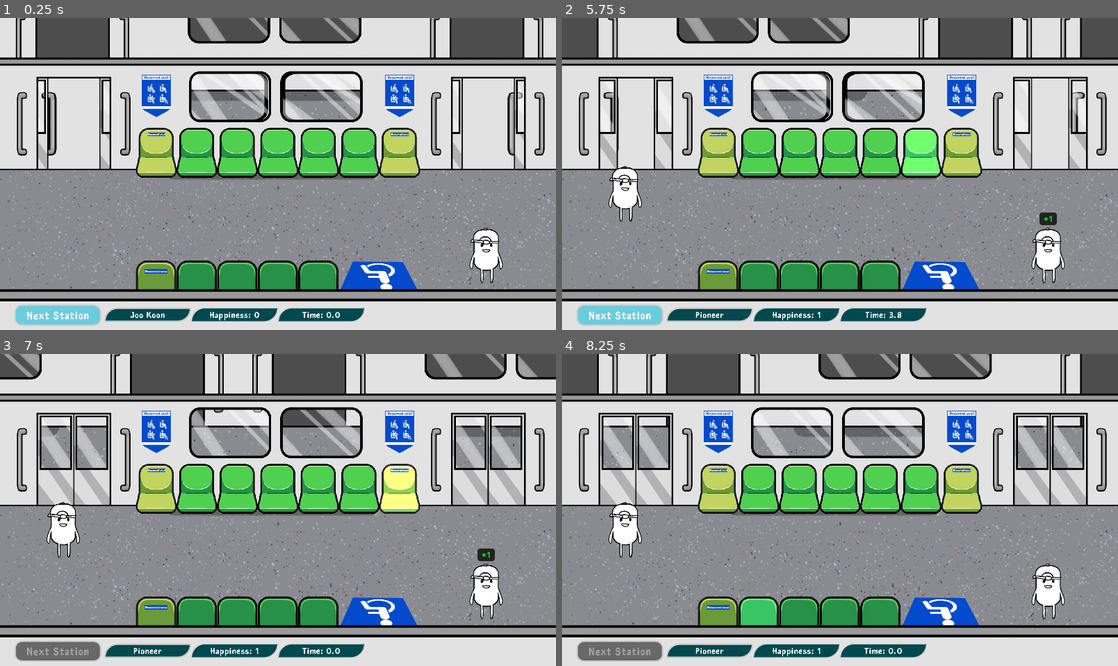
Above: before the commit, frames 1-4 (two rows, left to right).
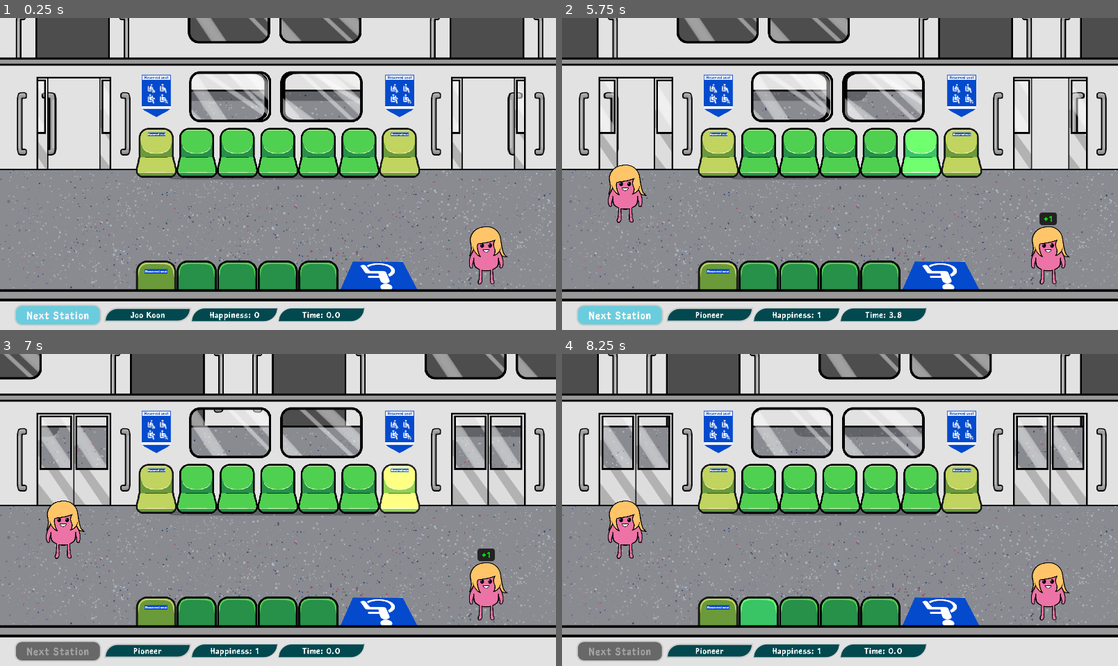
Above: after the commit, the same moments.

Repository: Jagureo/HeritageJam2025
Game: Godot game, scene res://Scenes/game.tscn
Same seed, same stepped clock (60 frames per second), same inputs: the game is played once before the commit and once after it.
Inputs (mouse positions are in pixels of both pictures, inside the frame that each line leads up to):
- Up to frame 1 (0.25 s): no input
- Up to frame 2 (5.75 s): click "Next Station" at 0.5 s; move the mouse to (717, 152) at 1.27 s; click (717, 152) at 1.35 s; move the mouse to (756, 152) at 2.02 s; click (756, 152) at 2.1 s; move the mouse to (801, 152) at 2.77 s; hold 0 2.78-3.53 s; click (801, 152) at 3.05 s; move the mouse to (840, 152) at 3.52 s; click (840, 152) at 3.6 s; move the mouse to (878, 152) at 4.27 s; click (878, 152) at 4.35 s; move the mouse to (923, 152) at 5.02 s; tap 0 at 5.1 s; click (923, 152) at 5.3 s
- Up to frame 3 (7 s): click "Next Station" at 5.75 s; move the mouse to (400, 488) at 6.52 s; click (400, 488) at 6.6 s
- Up to frame 4 (8.25 s): move the mouse to (717, 612) at 7.27 s; click (717, 612) at 7.35 s; move the mouse to (756, 612) at 8.02 s; hold 0 from 8.03 s (still down)

The runs differ from the first frame. In frame 1, 0.8% of the frame differs, in the area x 84-92%, y 66-86%; in frame 2, 1.6%; in frame 3, 1.6%, in the area x 8-92%, y 46-86%; in frame 4, 1.6%.

Commit message:
character assets added in

Diff:
--- a/HGJ/Scenes/Prefabs/Passenger.tscn
+++ b/HGJ/Scenes/Prefabs/Passenger.tscn
@@ -2,7 +2,7 @@
 
 [ext_resource type="Script" uid="uid://bj7k4jp7rwk3r" path="res://Scripts/Gameplay/Passenger.gd" id="1_0ypmp"]
 [ext_resource type="Shader" uid="uid://ffjvlocfuud7" path="res://Shaders/Selection.gdshader" id="2_wcd72"]
-[ext_resource type="Texture2D" uid="uid://cbld8bgdbfb2p" path="res://Sprites/Character/character_basic_sketch.png" id="2_wveo2"]
+[ext_resource type="Texture2D" uid="uid://ci52y1goeiru" path="res://Sprites/Character/MaleAdult.png" id="3_6cpje"]
 [ext_resource type="FontFile" uid="uid://d1x0h7mgv7hdj" path="res://Fonts/RonysiswadiArchitect4-qZmp2.ttf" id="4_6cpje"]
 
 [sub_resource type="ShaderMaterial" id="ShaderMaterial_6cpje"]
@@ -27,8 +27,9 @@
 
 [node name="PassengerSprite" type="Sprite2D" parent="."]
 material = SubResource("ShaderMaterial_6cpje")
-scale = Vector2(0.5, 0.5)
-texture = ExtResource("2_wveo2")
+position = Vector2(0, -18)
+scale = Vector2(0.346354, 0.346354)
+texture = ExtResource("3_6cpje")
 
 [node name="PassengerCollisionShape" type="CollisionShape2D" parent="."]
 shape = SubResource("RectangleShape2D_n1l8m")
--- a/HGJ/Scripts/Gameplay/Passenger.gd
+++ b/HGJ/Scripts/Gameplay/Passenger.gd
@@ -55,18 +55,32 @@
 var mSittingOn : Seat = null
 
 # Passenger sprites
-static var sPassengerTextures : Dictionary[PassengerType, Texture2D] = {
-	Passenger.PassengerType.CHILDREN :         preload("res://Sprites/Character/character_basic_sketch.png") as Texture2D,
-	Passenger.PassengerType.TEENAGER :         preload("res://Sprites/Character/character_basic_sketch.png") as Texture2D,
-	Passenger.PassengerType.ADULT :            preload("res://Sprites/Character/character_basic_sketch.png") as Texture2D,
-	Passenger.PassengerType.ADULT_WITH_BAGS :  preload("res://Sprites/Character/character_basic_sketch.png") as Texture2D,
-	Passenger.PassengerType.ADULT_WITH_BABY :  preload("res://Sprites/Character/character_basic_sketch.png") as Texture2D,
-	Passenger.PassengerType.PREGNANT :         preload("res://Sprites/Character/character_basic_sketch.png") as Texture2D,
-	Passenger.PassengerType.ELDERLY :          preload("res://Sprites/Character/character_basic_sketch.png") as Texture2D,
-	Passenger.PassengerType.INJURED :          preload("res://Sprites/Character/character_basic_sketch.png") as Texture2D,
-	Passenger.PassengerType.HEMORRHOID :       preload("res://Sprites/Character/character_basic_sketch.png") as Texture2D,
-	Passenger.PassengerType.WHEELCHAIR_BOUND : preload("res://Sprites/Character/character_wheelchair_sketch.png") as Texture2D,
-}
+static var sMalePassengerTextures : Dictionary[PassengerType, Texture2D] = {
+	Passenger.PassengerType.CHILDREN :         preload("res://Sprites/Character/MaleChild.png") as Texture2D,
+	Passenger.PassengerType.TEENAGER :         preload("res://Sprites/Character/MaleTeen.png") as Texture2D,
+	Passenger.PassengerType.ADULT :            preload("res://Sprites/Character/MaleAdult.png") as Texture2D,
+	Passenger.PassengerType.ADULT_WITH_BAGS :  preload("res://Sprites/Character/MaleBag.png") as Texture2D,
+	Passenger.PassengerType.ADULT_WITH_BABY :  preload("res://Sprites/Character/MaleAdultWithBaby.png") as Texture2D,
+	Passenger.PassengerType.PREGNANT :         null,
+	Passenger.PassengerType.ELDERLY :          preload("res://Sprites/Character/MaleElderly.png") as Texture2D,
+	Passenger.PassengerType.INJURED :          preload("res://Sprites/Character/MaleInjured.png") as Texture2D,
+	Passenger.PassengerType.HEMORRHOID :       preload("res://Sprites/Character/MaleAdult.png") as Texture2D,
+	Passenger.PassengerType.WHEELCHAIR_BOUND : preload("res://Sprites/Character/MaleWheelchair.png") as Texture2D,
+}
+
+static var sFemalePassengerTextures : Dictionary[PassengerType, Texture2D] = {
+	Passenger.PassengerType.CHILDREN :         preload("res://Sprites/Character/FemaleChild.png") as Texture2D,
+	Passenger.PassengerType.TEENAGER :         preload("res://Sprites/Character/FemaleTeen.png") as Texture2D,
+	Passenger.PassengerType.ADULT :            preload("res://Sprites/Character/FemaleAdult.png") as Texture2D,
+	Passenger.PassengerType.ADULT_WITH_BAGS :  preload("res://Sprites/Character/FemaleBag.png") as Texture2D,
+	Passenger.PassengerType.ADULT_WITH_BABY :  preload("res://Sprites/Character/FemaleAdultWithBaby.png") as Texture2D,
+	Passenger.PassengerType.PREGNANT :         preload("res://Sprites/Character/FemalePregnant.png") as Texture2D,
+	Passenger.PassengerType.ELDERLY :          preload("res://Sprites/Character/FemaleElderly.png") as Texture2D,
+	Passenger.PassengerType.INJURED :          preload("res://Sprites/Character/FemaleInjured.png") as Texture2D,
+	Passenger.PassengerType.HEMORRHOID :       preload("res://Sprites/Character/FemaleAdult.png") as Texture2D,
+	Passenger.PassengerType.WHEELCHAIR_BOUND : preload("res://Sprites/Character/FemaleWheelchair.png") as Texture2D,
+}
+
 
 func _ready():
 	mPassengerSprite.material = mPassengerSprite.material.duplicate()
@@ -85,7 +99,7 @@
 	else:
 		mGenderType = randi() % GenderType.LAST as GenderType
 
-	mPassengerSprite.texture = sPassengerTextures[mPassengerType]
+	mPassengerSprite.texture = sMalePassengerTextures[mPassengerType] if mGenderType == GenderType.MALE else sFemalePassengerTextures[mPassengerType]
 
 func _process(_delta):
 	if sSelectedPassenger == self:
@@ -118,8 +132,6 @@
 			mSittingOn.RemovePassenger()
 			mSittingOn = null
 			StandingArea.sStandingArea.AddPassenger(self)
-
-		mPassengerSprite.texture = sPassengerTextures[mPassengerType]
 
 
 
Binary file added: HGJ/Sprites/Background/BGLooksLikeThis.png
Not shown, added: HGJ/Sprites/Background/BGLooksLikeThis.png.import
Binary file added: HGJ/Sprites/Background/HDB1.png
Not shown, added: HGJ/Sprites/Background/HDB1.png.import
Binary file added: HGJ/Sprites/Background/HDB2.png
Not shown, added: HGJ/Sprites/Background/HDB2.png.import
Binary file added: HGJ/Sprites/Background/Sky1.png
Not shown, added: HGJ/Sprites/Background/Sky1.png.import
Binary file added: HGJ/Sprites/Background/Sky2.png
Not shown, added: HGJ/Sprites/Background/Sky2.png.import
Binary file added: HGJ/Sprites/Background/Station.png
Not shown, added: HGJ/Sprites/Background/Station.png.import
(and 38 more such lines)
